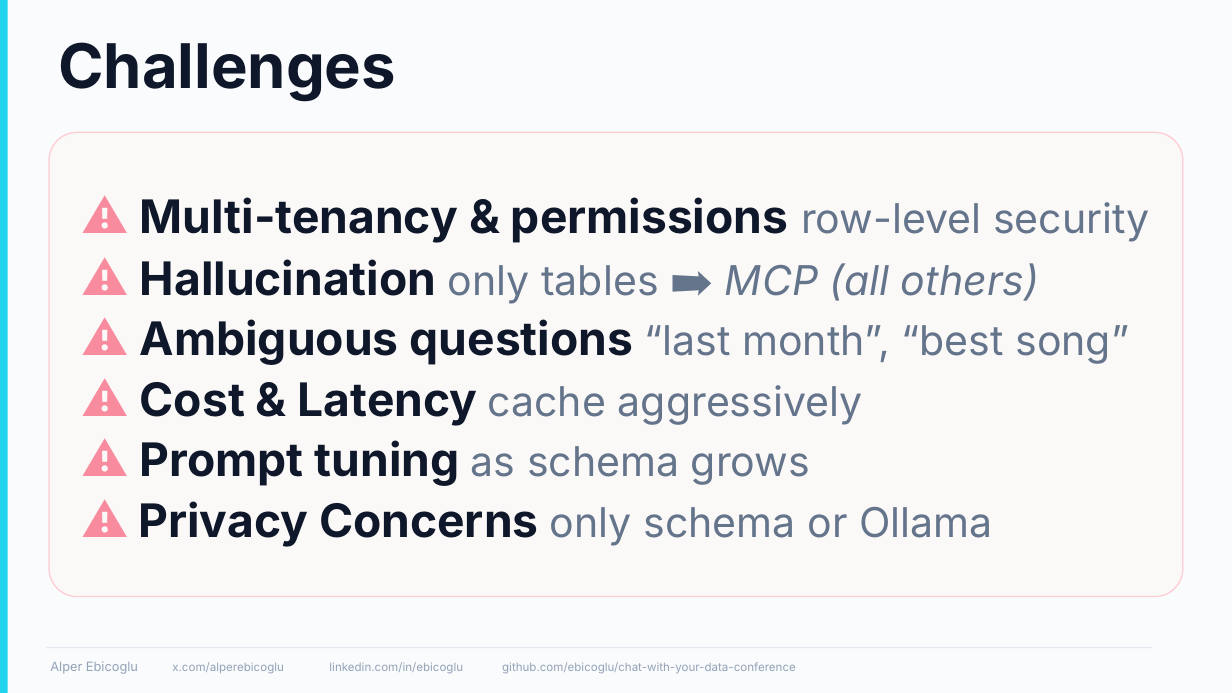
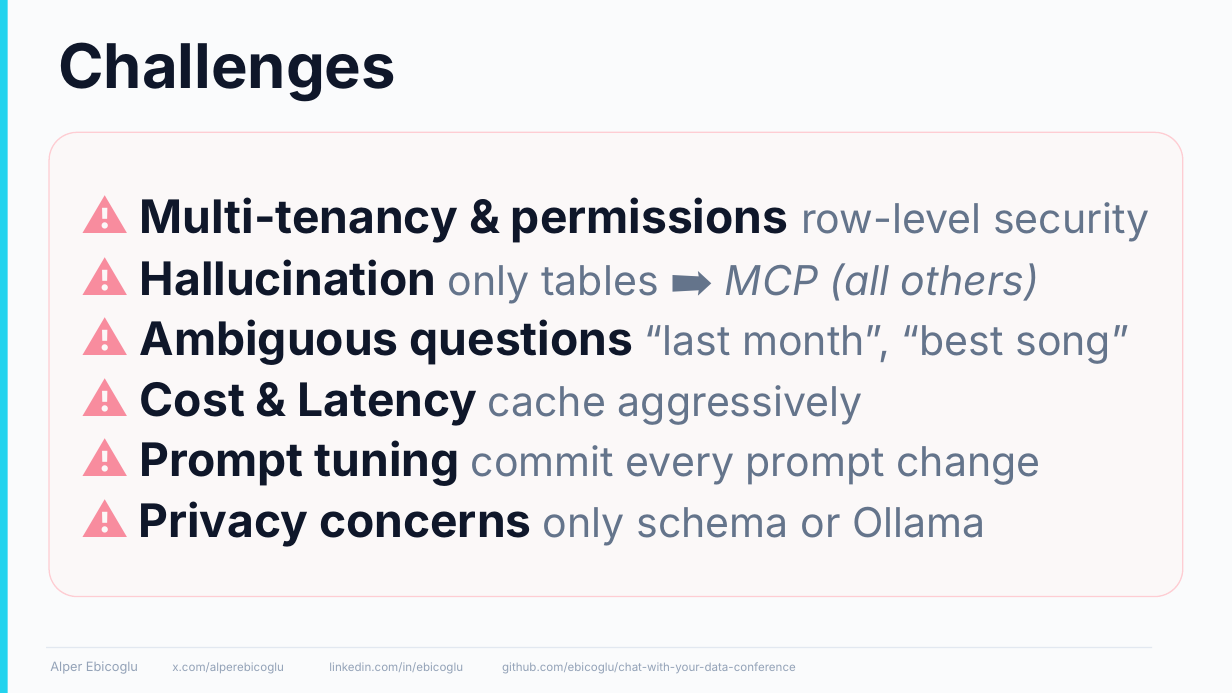
Before and after one commit to ebicoglu/chat-with-your-data-conference, a slide deck: slide 22 of Presentation.pptx (slide 20 before the commit). Drawn at 1232x693 pixels with LibreOffice and Linux fonts; fonts in the diff are those of the drawing; background and template pictures are left out. Boxes give left, top, right and bottom in pixels: in the first picture for what was removed or moved away, otherwise in the second. Text is boxed around its words. In the diff, an @@ line names an element or a change of style, - is before the commit and + after.

```diff
--- a/Presentation.pptx
+++ b/Presentation.pptx
@@ text in rounded rectangle at <box>139,440,1040,547</box>: text changed @@
-⚠ Prompt tuning as schema grows
-⚠ Privacy Concerns only schema or Ollama
+⚠ Prompt tuning commit every prompt change
+⚠ Privacy concerns only schema or Ollama
```
Also in this commit, not shown: 4 other slides changed, 2 slides added.
